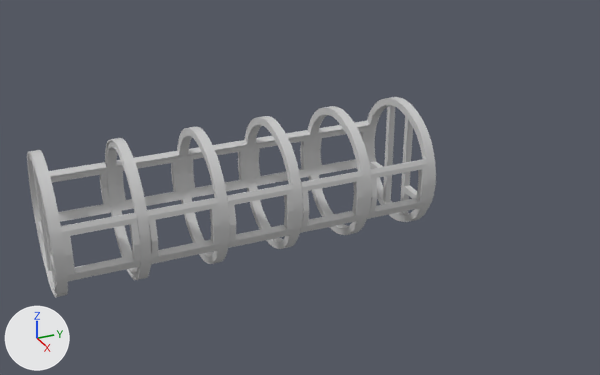
Renders of the COLLADA model models/greenhouseStructure.dae from each side of a commit.
The view is the same before and after, from a 50 mm camera at (0.923, -0.326, 0.447) aimed at (-0.005, 0.091, -0.017). Lighting does not change. The marker at lower left points along +X, +Y and +Z.

Names of what the first picture shows: 'greenhouseStructure'.
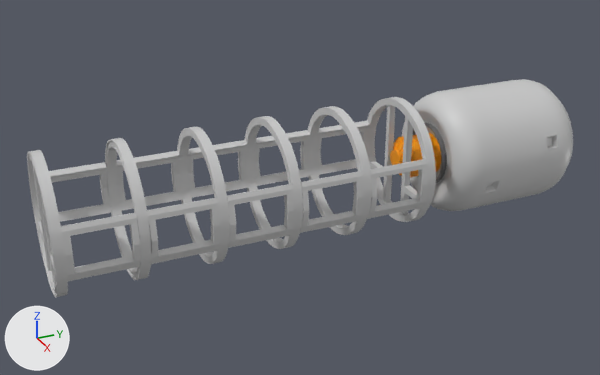
The change, as a diff of the scene's bpy script:
```diff
--- a/models/greenhouseStructure.dae.py
+++ b/models/greenhouseStructure.dae.py
@@ mat_pod_phong2sg @@
+mat_pod_phong2sg = principled_material('pod_phong2SG')
+mat_pod_phong2sg.base_color = (0.184, 0.184, 0.184)  # grey #777777
+mat_pod_phong2sg.roughness = 0.42
@@ mat_pod_phong3sg @@
+mat_pod_phong3sg = principled_material('pod_phong3SG')
+mat_pod_phong3sg.base_color = (0.604, 0.604, 0.604)  # light grey #cccccc
+mat_pod_phong3sg.roughness = 0.42
@@ mat_pod_phong1sg @@
+mat_pod_phong1sg = principled_material('pod_phong1SG')
+mat_pod_phong1sg.base_color = (1.0, 0.338, 0.0)  # orange #ff9d00
+mat_pod_phong1sg.roughness = 0.42
@@ me_ppipe1_0_pod_group1 @@
+me_ppipe1_0_pod_group1.from_pydata(...)  # 1152 vertices, 1008 faces; spans x -0.0473..0.0402, y -0.1156..-0.1083, z -0.0439..0.0436
+me_ppipe1_0_pod_group1.materials.append(mat_pod_phong2sg)  # grey #777777
@@ me_pod_headusobjexport_pod_group1 @@
+me_pod_headusobjexport_pod_group1.from_pydata(...)  # 1298 vertices, 1265 faces; spans x -0.087..0.087, y -0.116..0.087, z -0.088..0.086
+me_pod_headusobjexport_pod_group1.materials.append(mat_pod_phong3sg)  # light grey #cccccc
@@ me_connector @@
+me_connector.from_pydata(...)  # 1728 vertices, 1656 faces; spans x -0.0329..0.027, y -0.1652..-0.1077, z -0.0299..0.0299
+me_connector.materials.append(mat_pod_phong1sg)  # orange #ff9d00
@@ ob_ppipe1_0_pod_group1 @@
+ob_ppipe1_0_pod_group1 = bpy.data.objects.new('pPipe1_0_pod_group1', me_ppipe1_0_pod_group1)
+ob_ppipe1_0_pod_group1.location = (0.0, 0.4006, 0.0)
@@ ob_pod_headusobjexport_pod_group1 @@
+ob_pod_headusobjexport_pod_group1 = bpy.data.objects.new('pod_headusOBJexport_pod_group1', me_pod_headusobjexport_pod_group1)
+ob_pod_headusobjexport_pod_group1.location = (0.0, 0.4006, 0.0)
@@ ob_connector @@
+ob_connector = bpy.data.objects.new('connector', me_connector)
+ob_connector.location = (0.0, 0.4006, 0.0)
```

Pixel boxes [x1, y1, x2, y2] of what changed, in the pictures (600 x 375 px):
'pod_headusOBJexport_pod_group1', added
    after: [402, 79, 573, 211]
'connector', added (orange)
    after: [390, 133, 441, 178]
'pPipe1_0_pod_group1', added
    after: [413, 122, 447, 183]
